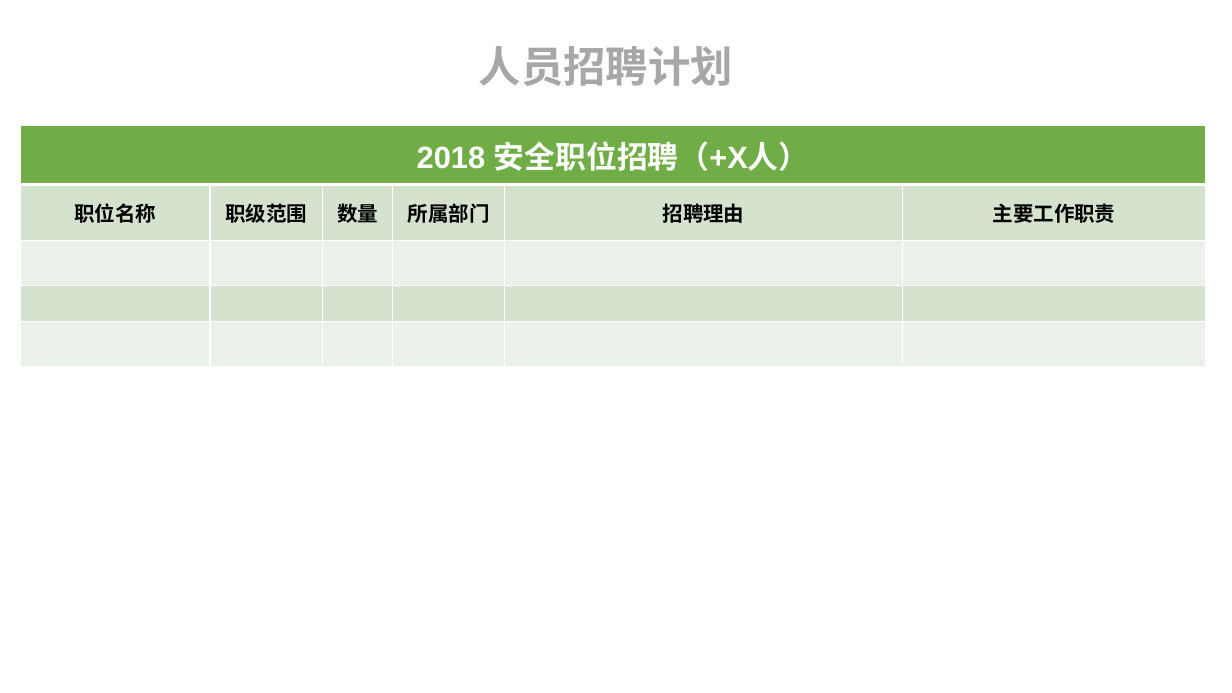
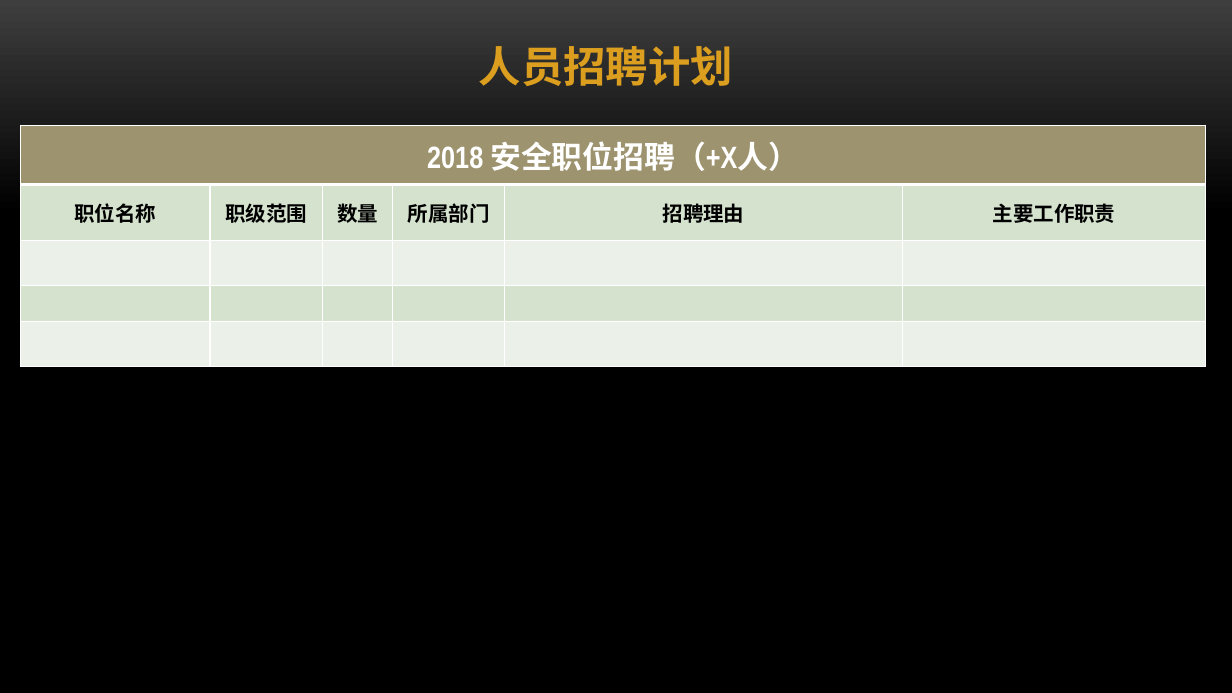
Before and after one commit to ym2011/SecurityMind, a slide deck: slide 12 of 互联网企业安全建设整体规划.pptx. Drawn at 1232x693 pixels with LibreOffice and Linux fonts; fonts in the diff are those of the drawing; background and template pictures are left out. Boxes give left, top, right and bottom in pixels: in the first picture for what was removed or moved away, otherwise in the second. Text is boxed around its words. In the diff, an @@ line names an element or a change of style, - is before the commit and + after.

```diff
--- a/互联网企业安全建设整体规划.pptx
+++ b/互联网企业安全建设整体规划.pptx
@@ background #FFFFFF to picture (left out) @@
@@ text "人员招聘计划" at [479,46,733,86]: text colour #A7A7A7 to #DC9E1F @@
@@ table at [20,126,1206,367] @@
@@ fill #70AD47 to #9D936F in row 1, column 1 @@
@@ font Arial to Arial Narrow @@
```
Also in this commit, not shown: 27 other slides changed, 2 other files.
